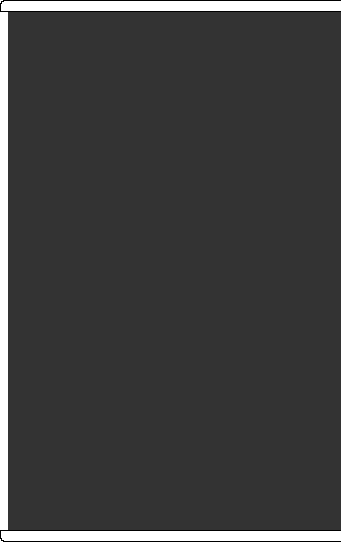
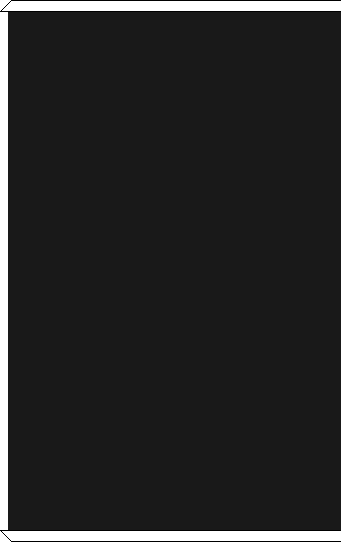
Before/after of a 341×542 layered artwork. What changed in the layer stack:
added layer "Layer 21" above "Layer 2 copy" over [0, 0, 341, 542]
hid "Layer 2 copy" over [0, 0, 341, 542]
added layer "Layer 4 copy 2" (90%) above "Layer 4" over [8, 0, 341, 542]
hid "Layer 4", opacity 80% → 90% over [8, 0, 341, 542]
